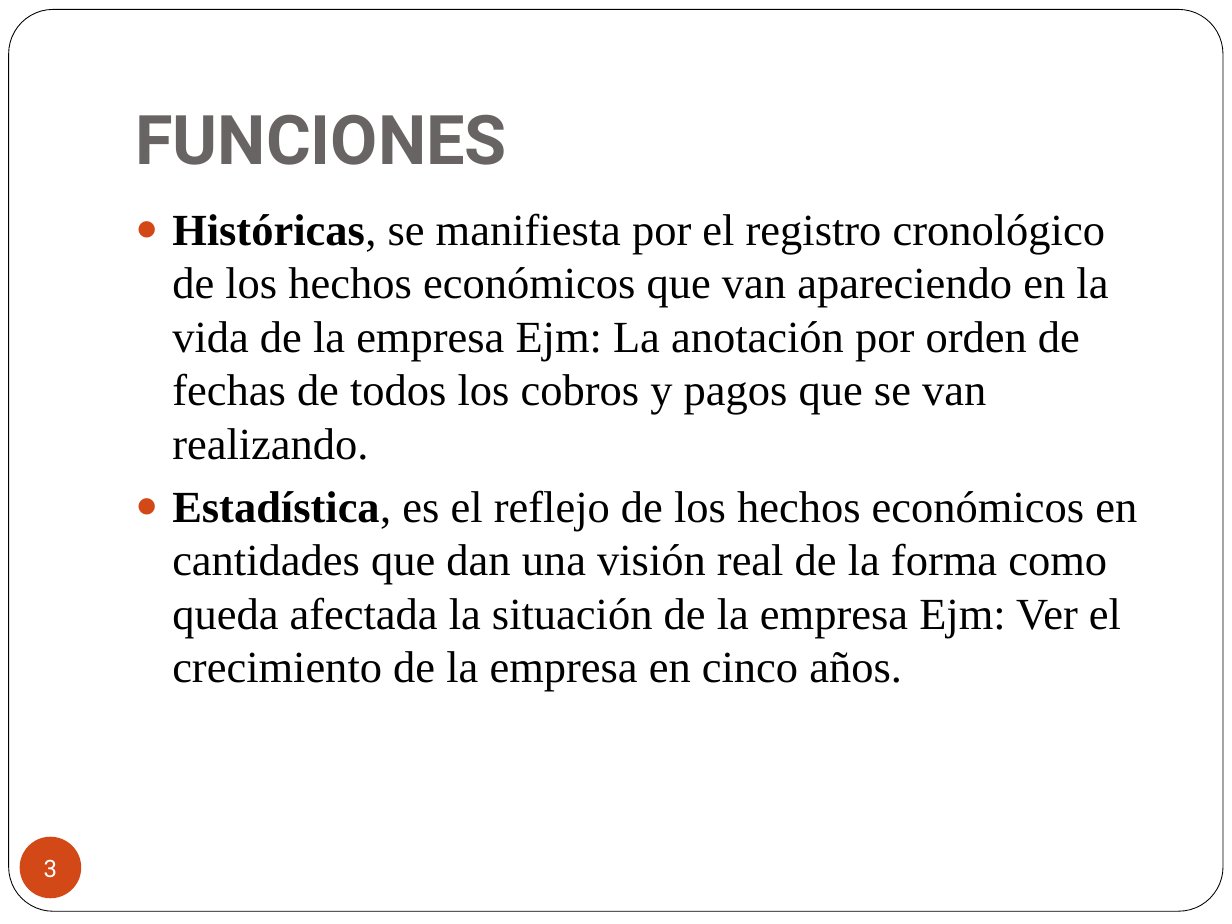
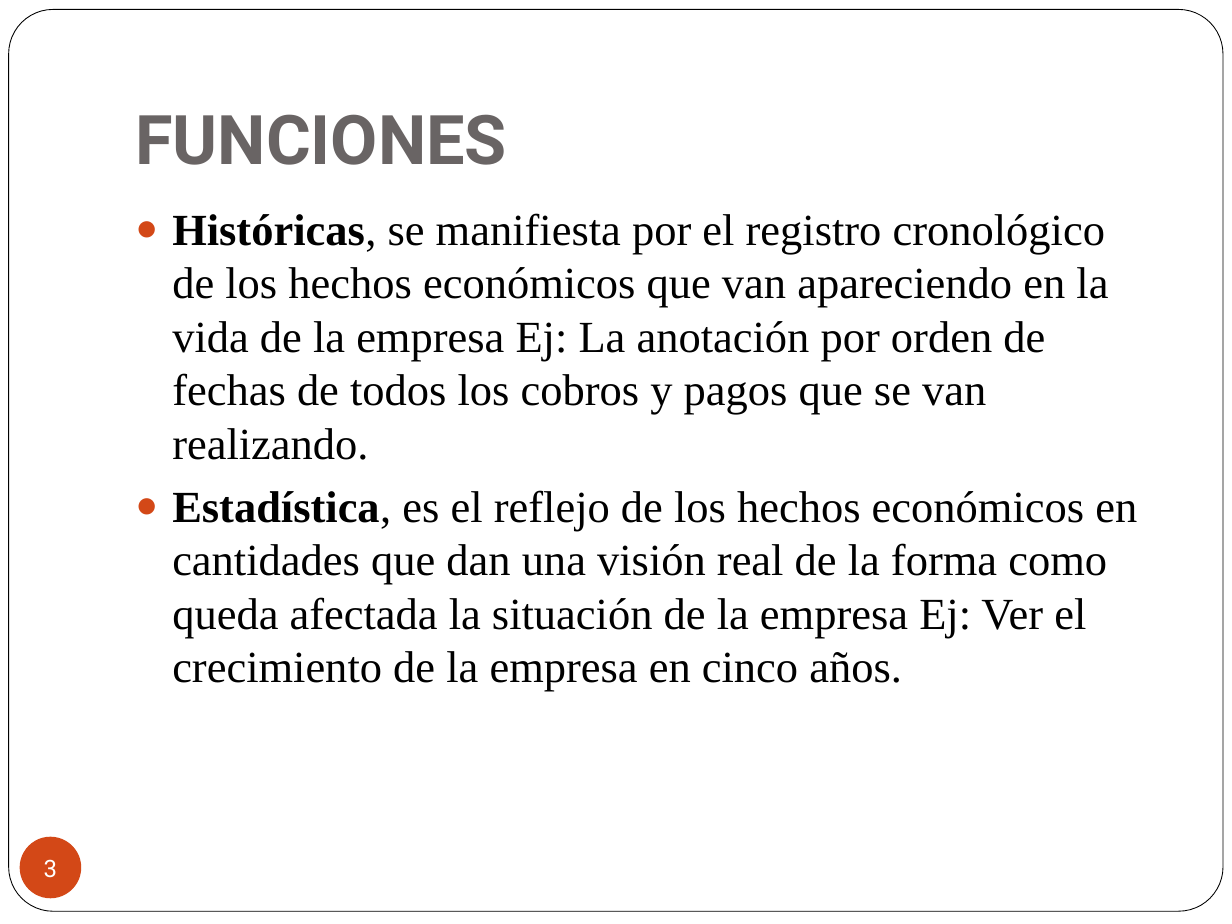
Before and after one commit to IronFeather/Ramos, a slide deck: slide 3 of Costos y presupuestos/Contabilidad Básica (2).pptx. Drawn at 1232x924 pixels with LibreOffice and Linux fonts; fonts in the diff are those of the drawing. Boxes give left, top, right and bottom in pixels: in the first picture for what was removed or moved away, otherwise in the second. Text is boxed around its words. In the diff, an @@ line names an element or a change of style, - is before the commit and + after.

```diff
--- a/Costos y presupuestos/Contabilidad Básica (2).pptx
+++ b/Costos y presupuestos/Contabilidad Básica (2).pptx
@@ text at box(172, 213, 1137, 691): text changed @@
-● Históricas, se manifiesta por el registro cronológico de los hechos económicos que van apareciendo en la vida de la empresa Ejm: La anotación por orden de fechas de todos los cobros y pagos que se van realizando.
-● Estadística, es el reflejo de los hechos económicos en cantidades que dan una visión real de la forma como queda afectada la situación de la empresa Ejm: Ver el crecimiento de la empresa en cinco años.
+● Históricas, se manifiesta por el registro cronológico de los hechos económicos que van apareciendo en la vida de la empresa Ej: La anotación por orden de fechas de todos los cobros y pagos que se van realizando.
+● Estadística, es el reflejo de los hechos económicos en cantidades que dan una visión real de la forma como queda afectada la situación de la empresa Ej: Ver el crecimiento de la empresa en cinco años.
```
Also in this commit, not shown: 4 other files.
